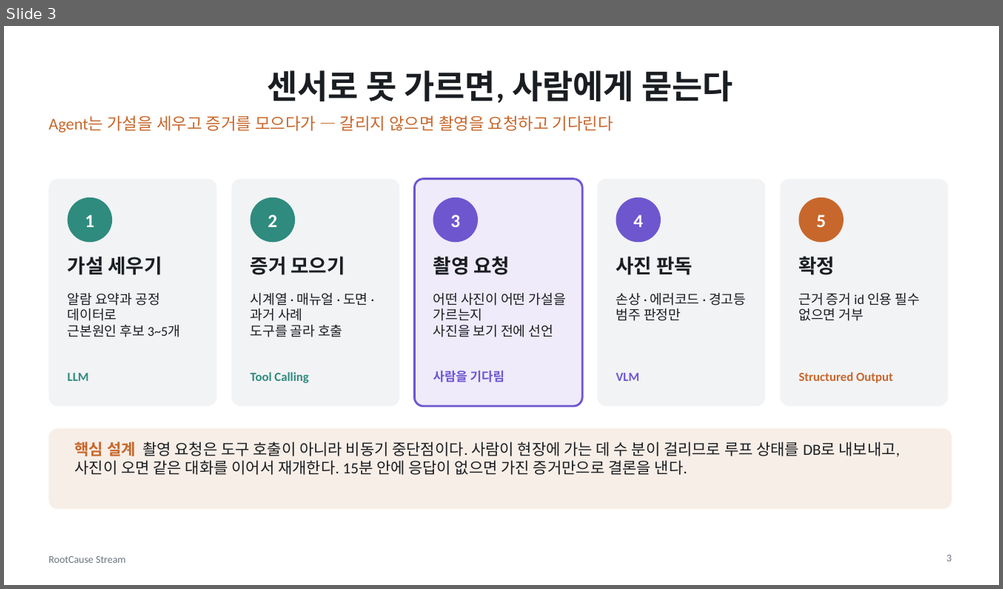
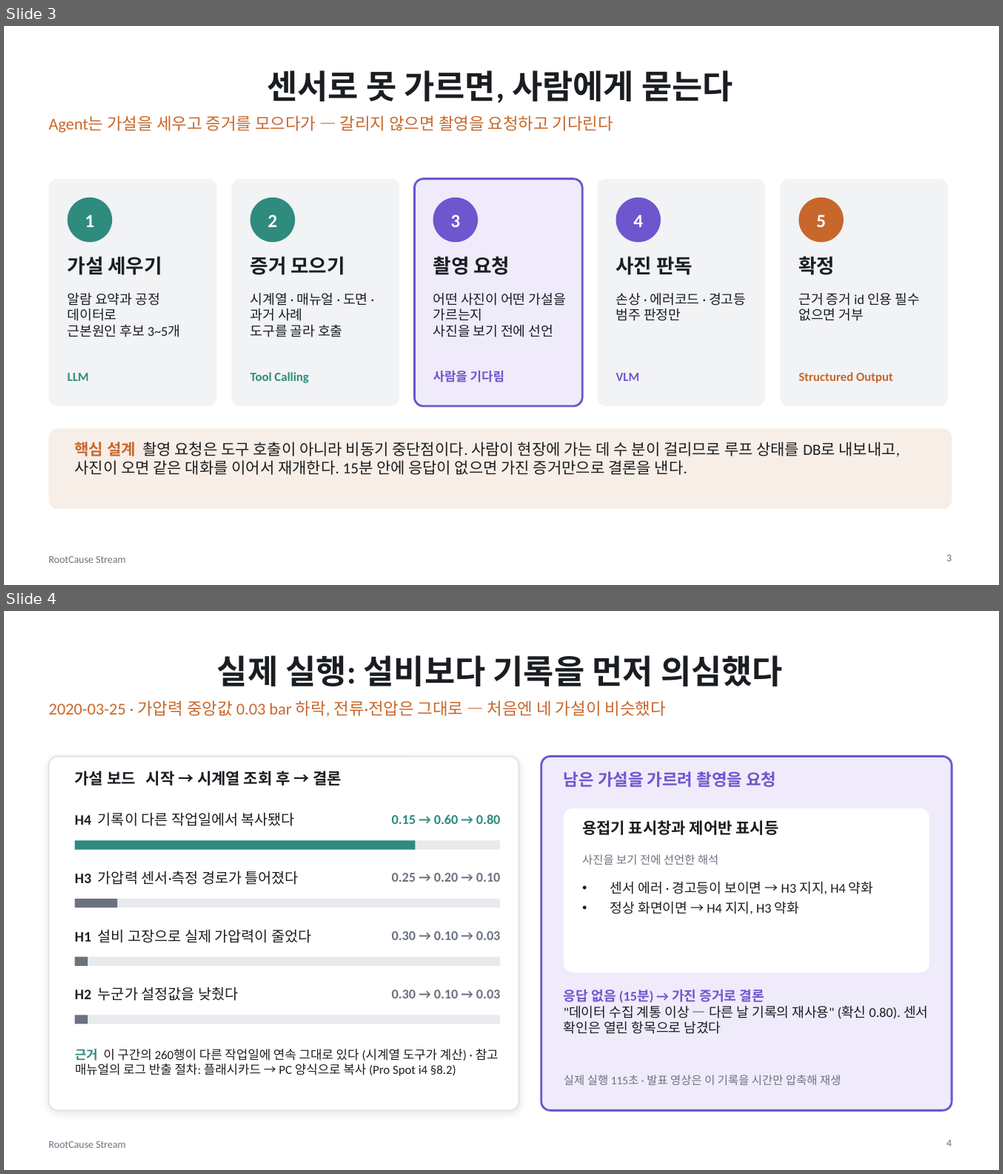
Before and after one commit to dlwogud/rootcause-stream, a slide deck: deck/RootCause_Stream_발표자료.pptx. Shown one above the other, each under a label of ours: slide 3 before the commit, slides 3 and 4 after it. The pictures are 1003x589 and 1003x1174 pixels, drawn with LibreOffice and Linux fonts; fonts in the diff are those of the drawing. Boxes give left, top, right and bottom in pixels: in the first picture for what was removed or moved away, otherwise in the second. Text is boxed around its words. In the diff, an @@ line names an element or a change of style, - is before the commit and + after.

```diff
--- a/deck/RootCause_Stream_발표자료.pptx
+++ b/deck/RootCause_Stream_발표자료.pptx
@@ slide 4 added at bbox=[4, 611, 999, 1170], background #FFFFFF; not listed: 1 template element that a slide beside it also shows @@
@@ title added at bbox=[217, 655, 782, 686], 32 pt, text #1A1D21, bold @@
+실제 실행: 설비보다 기록을 먼저 의심했다
@@ text added at bbox=[48, 701, 666, 717], 16 pt, text #C8672B @@
+2020-03-25 · 가압력 중앙값 0.03 bar 하락, 전류·전압은 그대로 — 처음엔 네 가설이 비슷했다
@@ rounded rectangle added at bbox=[48, 757, 519, 1111], fill #FFFFFF, outline #E3E5E8 1.5 pt @@
@@ rounded rectangle added at bbox=[541, 757, 951, 1111], fill #EFEBFA, outline #6E56CF 2 pt @@
@@ text added at bbox=[75, 771, 341, 786], 15 pt, text #1A1D21, bold @@
+가설 보드 시작 → 시계열 조회 후 → 결론
@@ text added at bbox=[563, 772, 776, 787], 16 pt, text #6E56CF, bold @@
+남은 가설을 가르려 촬영을 요청
@@ rounded rectangle added at bbox=[563, 809, 929, 973], fill #FFFFFF @@
@@ text added at bbox=[75, 812, 295, 826], 14 pt, text #1A1D21 @@
+H4 기록이 다른 작업일에서 복사됐다
@@ text added at bbox=[392, 815, 500, 824], 13 pt, text #2E8B7E, bold @@
+0.15 → 0.60 → 0.80
@@ text added at bbox=[582, 820, 778, 835], 15 pt, text #1A1D21, bold @@
+용접기 표시창과 제어반 표시등
@@ rectangle added at bbox=[75, 841, 500, 850], fill #E8EAED @@
@@ rectangle added at bbox=[75, 841, 415, 850], fill #2E8B7E @@
@@ text added at bbox=[582, 854, 718, 865], 11 pt, text #6B7280 @@
+사진을 보기 전에 선언한 해석
@@ text added at bbox=[75, 871, 299, 885], 14 pt, text #1A1D21 @@
+H3 가압력 센서·측정 경로가 틀어졌다
@@ text added at bbox=[392, 873, 500, 882], 13 pt, text #6B7280, bold @@
+0.25 → 0.20 → 0.10
@@ rectangle added at bbox=[75, 899, 500, 908], fill #E8EAED @@
@@ rectangle added at bbox=[75, 899, 117, 908], fill #6B7280 @@
@@ text added at bbox=[610, 882, 873, 914], 13 pt, text #1A1D21 @@
+• 센서 에러 · 경고등이 보이면 → H3 지지, H4 약화
+• 정상 화면이면 → H4 지지, H3 약화
@@ text added at bbox=[75, 929, 311, 943], 14 pt, text #1A1D21 @@
+H1 설비 고장으로 실제 가압력이 줄었다
@@ text added at bbox=[392, 931, 500, 940], 13 pt, text #6B7280, bold @@
+0.30 → 0.10 → 0.03
@@ rectangle added at bbox=[75, 957, 500, 966], fill #E8EAED @@
@@ rectangle added at bbox=[75, 957, 88, 966], fill #6B7280 @@
@@ text added at bbox=[75, 987, 238, 1001], 14 pt, text #1A1D21 @@
+H2 누군가 설정값을 낮췄다
@@ text added at bbox=[392, 990, 500, 999], 13 pt, text #6B7280, bold @@
+0.30 → 0.10 → 0.03
@@ text added at bbox=[563, 989, 928, 1034], 13 pt, text #1A1D21 @@
+응답 없음 (15분) → 가진 증거로 결론
+"데이터 수집 계통 이상 — 다른 날 기록의 재사용" (확신 0.80). 센서 확인은 열린 항목으로 남겼다
@@ rectangle added at bbox=[75, 1015, 500, 1025], fill #E8EAED @@
@@ rectangle added at bbox=[75, 1015, 88, 1025], fill #6B7280 @@
@@ text added at bbox=[75, 1049, 498, 1076], 12 pt, text #1A1D21 @@
+근거 이 구간의 260행이 다른 작업일에 연속 그대로 있다 (시계열 도구가 계산) · 참고 매뉴얼의 로그 반출 절차: 플래시카드 → PC 양식으로 복사 (Pro Spot i4 §8.2)
@@ text added at bbox=[563, 1075, 840, 1085], 11 pt, text #6B7280 @@
+실제 실행 115초 · 발표 영상은 이 기록을 시간만 압축해 재생
@@ page number added at bbox=[946, 1140, 951, 1147], 10 pt, text #6B7280 @@
+4
```
Also in this commit, not shown: 9 slides changed, 1 other slide added, 1 slide removed, 14 other files.
